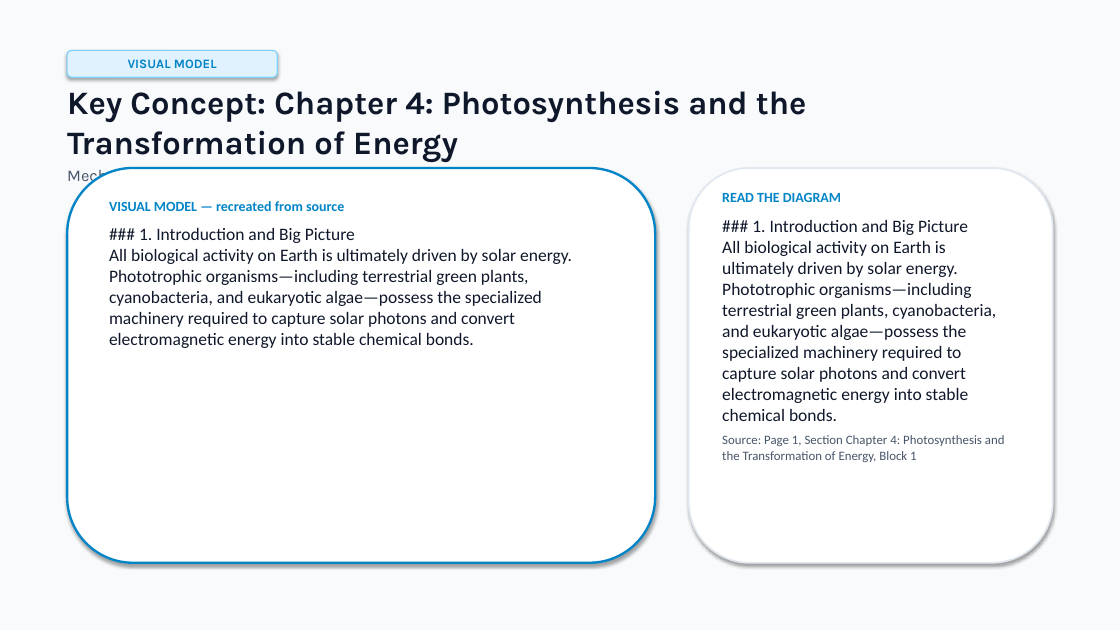
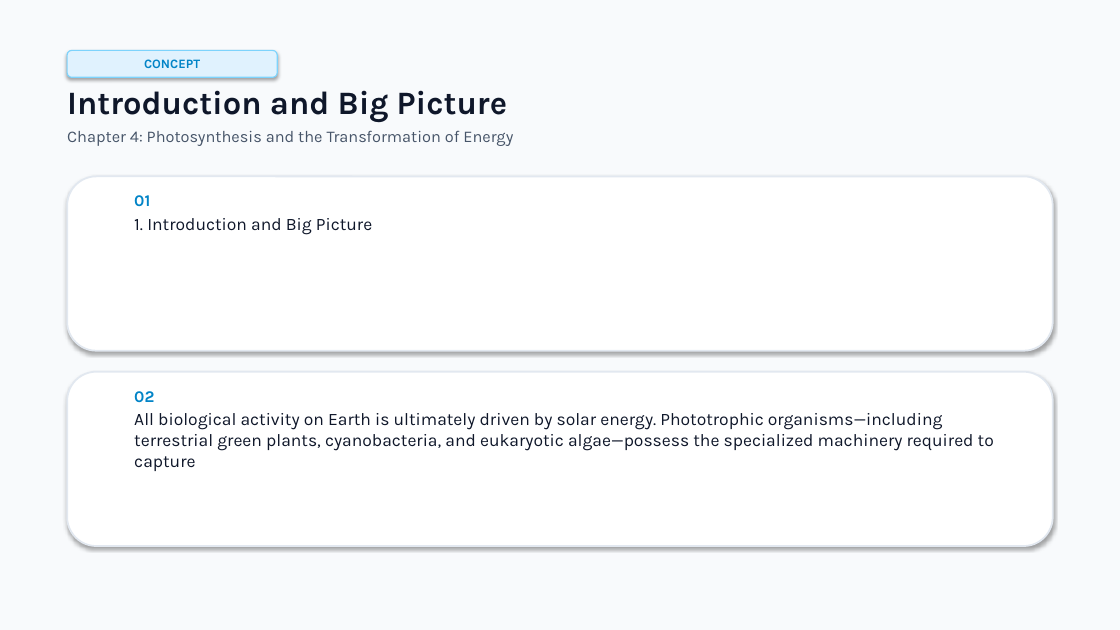
Before and after one commit to usm007/LessonMorph, a slide deck: slide 4 of output/photosynthesis_and_cellular_energy.pptx (slide 5 before the commit). Drawn at 1120x630 pixels with LibreOffice and Linux fonts; fonts in the diff are those of the drawing. Boxes give left, top, right and bottom in pixels: in the first picture for what was removed or moved away, otherwise in the second. Text is boxed around its words. In the diff, an @@ line names an element or a change of style, - is before the commit and + after.

```diff
--- a/output/photosynthesis_and_cellular_energy.pptx
+++ b/output/photosynthesis_and_cellular_energy.pptx
@@ text in rounded rectangle at bbox=[144, 59, 200, 68]: text changed @@
-VISUAL MODEL
+CONCEPT
@@ text at bbox=[67, 90, 513, 146]: text changed; size 28 to 14 pt; text colour #0F172A to #475569; bold off @@
-Key Concept: Chapter 4: Photosynthesis and the Transformation of Energy
-Mechanisms, principles, and analysis
+Introduction and Big Picture
+Chapter 4: Photosynthesis and the Transformation of Energy
@@ rounded rectangle: place and size @@
-rounded rectangle at bbox=[67, 168, 655, 563]
+rounded rectangle at bbox=[67, 176, 1053, 351]
@@ rounded rectangle at bbox=[67, 176, 1053, 351]: outline #0284C7 2 pt to #E2E8F0 1.5 pt @@
@@ text at bbox=[134, 195, 372, 235]: text changed; font Calibri to Karla @@
-VISUAL MODEL — recreated from source
-### 1. Introduction and Big Picture
-All biological activity on Earth is ultimately driven by solar energy. Phototrophic organisms—including terrestrial green plants, cyanobacteria, and eukaryotic algae—possess the specialized machinery required to capture solar photons and convert electromagnetic energy into stable chemical bonds.
+01
+1. Introduction and Big Picture
@@ rounded rectangle: place and size @@
-rounded rectangle at bbox=[689, 168, 1053, 563]
+rounded rectangle at bbox=[67, 371, 1053, 546]
@@ text at bbox=[134, 391, 994, 471]: text changed; font Calibri to Karla @@
-READ THE DIAGRAM
-### 1. Introduction and Big Picture
-All biological activity on Earth is ultimately driven by solar energy. Phototrophic organisms—including terrestrial green plants, cyanobacteria, and eukaryotic algae—possess the specialized machinery required to capture solar photons and convert electromagnetic energy into stable chemical bonds.
-Source: Page 1, Section Chapter 4: Photosynthesis and the Transformation of Energy, Block 1
+02
+All biological activity on Earth is ultimately driven by solar energy. Phototrophic organisms—including terrestrial green plants, cyanobacteria, and eukaryotic algae—possess the specialized machinery required to capture
```
Also in this commit, not shown: 13 other slides changed, 15 slides added, 21 slides removed, 57 other files.
